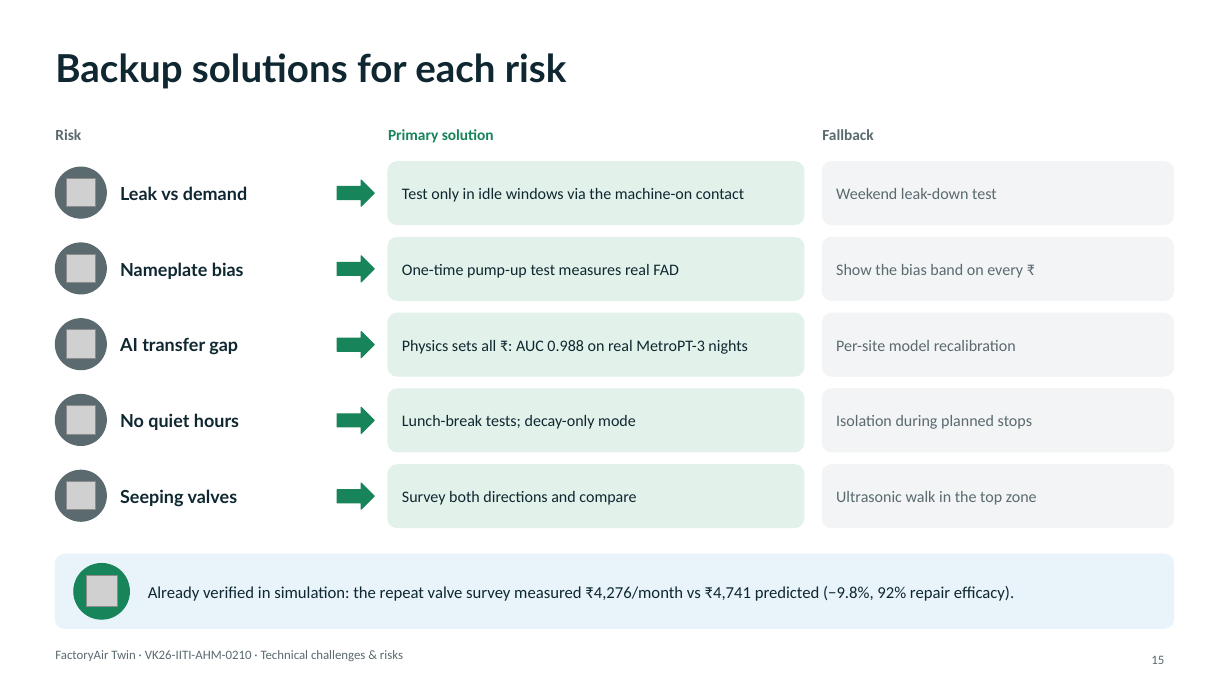
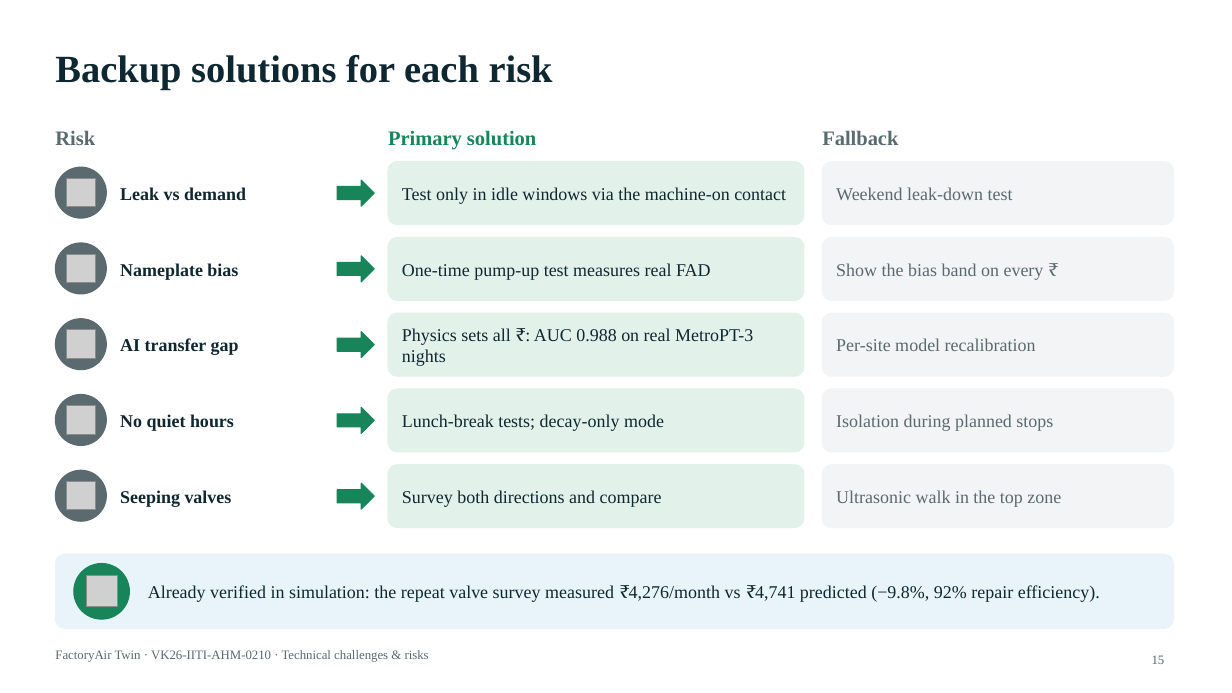
Before and after one commit to Suheerthan/FactoryAirTwin, a slide deck: slide 15 of submission/FactoryAirTwin_Vishwakarma_Stage2.pptx. Drawn at 1232x693 pixels with LibreOffice and Linux fonts; fonts in the diff are those of the drawing; grey boxes stand for pictures. Boxes give left, top, right and bottom in pixels: in the first picture for what was removed or moved away, otherwise in the second. Text is boxed around its words. In the diff, an @@ line names an element or a change of style, - is before the commit and + after.

```diff
--- a/submission/FactoryAirTwin_Vishwakarma_Stage2.pptx
+++ b/submission/FactoryAirTwin_Vishwakarma_Stage2.pptx
@@ size 12 to 16 pt, font Calibri to Times New Roman in 3 elements at bbox=[55, 130, 95, 145], bbox=[388, 130, 536, 150], bbox=[822, 130, 898, 145] @@
@@ font Lato to Times New Roman in 6 elements at bbox=[55, 55, 553, 90], bbox=[120, 187, 246, 200], bbox=[120, 263, 238, 280], bbox=[120, 338, 239, 355], bbox=[120, 414, 234, 431], bbox=[120, 490, 232, 507] @@
@@ size 12.5 to 14 pt, font Calibri to Times New Roman in 10 elements at bbox=[402, 187, 786, 204], bbox=[836, 187, 1013, 200], bbox=[402, 263, 711, 280], bbox=[836, 263, 1044, 280], bbox=[402, 328, 753, 366], bbox=[836, 338, 1036, 351], bbox=[402, 414, 664, 431], bbox=[836, 414, 1053, 431], bbox=[402, 490, 662, 507], bbox=[836, 490, 1061, 507] @@
@@ text at bbox=[148, 585, 1100, 602]: text changed; size 13 to 14 pt; font Calibri to Times New Roman @@
-Already verified in simulation: the repeat valve survey measured ₹4,276/month vs ₹4,741 predicted (−9.8%, 92% repair efficacy).
+Already verified in simulation: the repeat valve survey measured ₹4,276/month vs ₹4,741 predicted (−9.8%, 92% repair efficiency).
@@ text "FactoryAir Twin · VK26-IITI-AHM-0210 · ..." at bbox=[55, 650, 429, 662]: font Calibri to Times New Roman @@
@@ page number at bbox=[1152, 655, 1165, 664]: font Calibri to Times New Roman @@
```
Also in this commit, not shown: 15 other slides changed, 7 other files.
